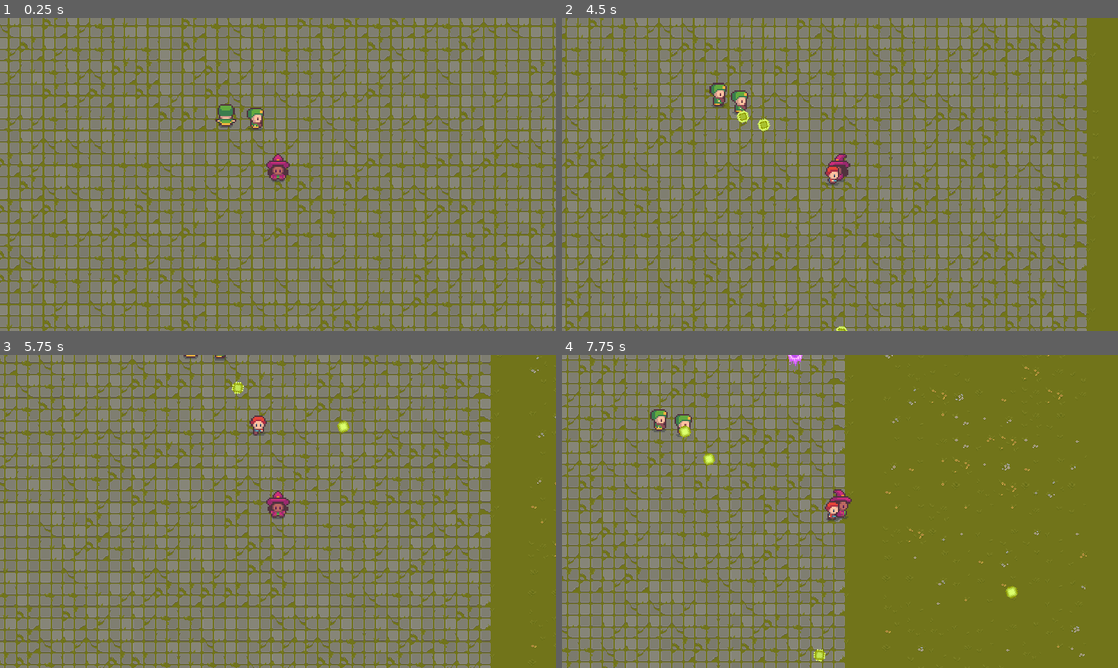
Above: before the commit, frames 1-4 (two rows, left to right).
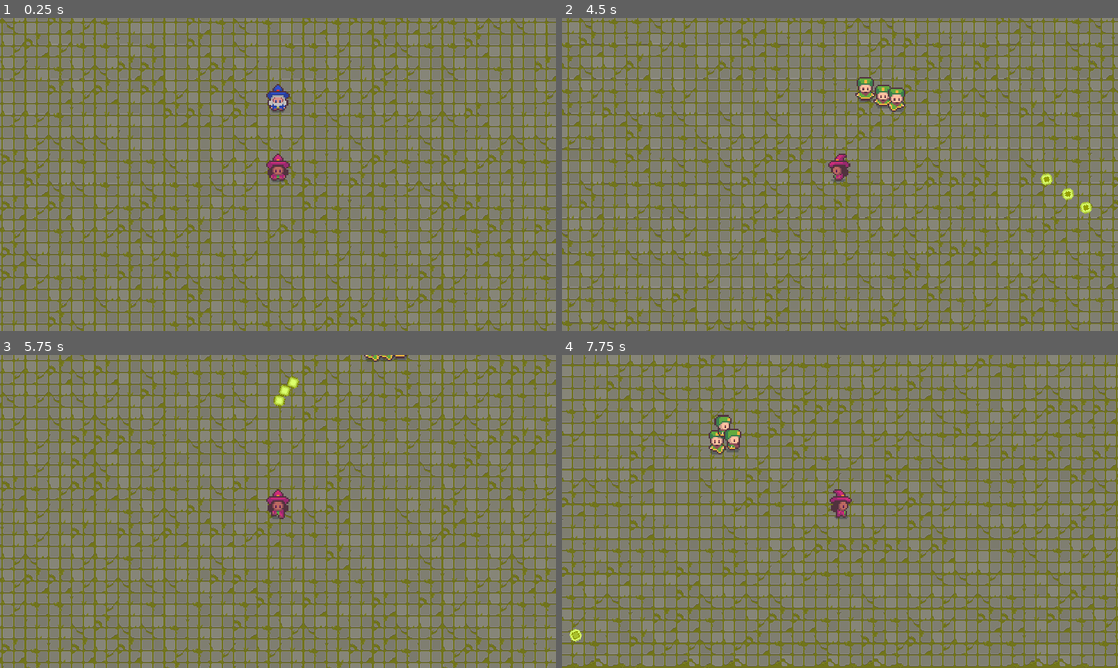
Above: after the commit, the same moments.

Repository: Akyom/JMM
Game: Godot game, scene res://scenes/main.tscn
Two runs of this game, one before a commit and one after it. Both use one fixed random seed, a clock stepped at 60 frames per second and the inputs below.
Inputs:
- Up to frame 1 (0.25 s): no input
- Up to frame 2 (4.5 s): hold D (right) 0.53-1.28 s; tap Space (active, bound only after the commit) every 0.75 s from 0.6 to 4.35 s; hold S (down) 1.28-2.03 s; hold D (right) 2.03-2.78 s; hold Up (shoot up) 2.78-3.53 s; hold A (left) from 3.53 s (still down)
- Up to frame 3 (5.75 s): release A (left) at 5.03 s; hold S (down) from 5.03 s (still down); tap Space (active, bound only after the commit) at 5.1 s
- Up to frame 4 (7.75 s): release S (down) at 5.78 s; hold D (right) 5.78-6.53 s; tap Space (active, bound only after the commit) at 5.85, 6.6, 7.35 s; hold Up (shoot up) 6.53-7.28 s; hold D (right) from 7.28 s (still down)

The runs differ from the first frame. In frame 1, 52% of the frame differs, in the area x 0-100%, y 0-100%; in frame 2, 51%; in frame 3, 54%; in frame 4, 63%.

Commit message:
NPC inicio de flujo

Diff:
--- a/bullet/project.godot
+++ b/bullet/project.godot
@@ -25,7 +25,7 @@
 "path": "res://scripts/enemy.gd"
 }, {
 "base": "Node",
-"class": "Enemy_Factory",
+"class": "EnemyFactory",
 "language": "GDScript",
 "path": "res://scripts/enemy_factory.gd"
 }, {
@@ -43,7 +43,7 @@
 "Bullet": "",
 "Character": "res://icons/Character.png",
 "Enemy": "res://icons/Enemy.png",
-"Enemy_Factory": "",
+"EnemyFactory": "",
 "Player": "res://icons/Player.png",
 "Shooting_Enemy": "res://icons/Enemy1.png"
 }
@@ -139,6 +139,16 @@
 , Object(InputEventJoypadMotion,"resource_local_to_scene":false,"resource_name":"","device":0,"axis":2,"axis_value":1.0,"script":null)
  ]
 }
+active={
+"deadzone": 0.5,
+"events": [ Object(InputEventKey,"resource_local_to_scene":false,"resource_name":"","device":0,"alt":false,"shift":false,"control":false,"meta":false,"command":false,"pressed":false,"scancode":0,"physical_scancode":32,"unicode":0,"echo":false,"script":null)
+, Object(InputEventJoypadButton,"resource_local_to_scene":false,"resource_name":"","device":0,"button_index":4,"pressure":0.0,"pressed":false,"script":null)
+, Object(InputEventJoypadButton,"resource_local_to_scene":false,"resource_name":"","device":0,"button_index":6,"pressure":0.0,"pressed":false,"script":null)
+, Object(InputEventJoypadButton,"resource_local_to_scene":false,"resource_name":"","device":0,"button_index":5,"pressure":0.0,"pressed":false,"script":null)
+, Object(InputEventJoypadButton,"resource_local_to_scene":false,"resource_name":"","device":0,"button_index":7,"pressure":0.0,"pressed":false,"script":null)
+, Object(InputEventJoypadButton,"resource_local_to_scene":false,"resource_name":"","device":0,"button_index":0,"pressure":0.0,"pressed":false,"script":null)
+ ]
+}
 
 [physics]
 
--- /dev/null
+++ b/bullet/scenes/MagoAzulInicio.tscn
@@ -0,0 +1,177 @@
+[gd_scene load_steps=16 format=2]
+
+[ext_resource path="res://scripts/MagoAzulInicio.gd" type="Script" id=1]
+[ext_resource path="res://sprites/wizard/Alchemist_idle_blue.png" type="Texture" id=2]
+
+[sub_resource type="CapsuleShape2D" id=1]
+height = 8.0
+
+[sub_resource type="Animation" id=6]
+length = 0.001
+tracks/0/type = "value"
+tracks/0/path = NodePath("Sprite:texture")
+tracks/0/interp = 1
+tracks/0/loop_wrap = true
+tracks/0/imported = false
+tracks/0/enabled = true
+tracks/0/keys = {
+"times": PoolRealArray( 0 ),
+"transitions": PoolRealArray( 1 ),
+"update": 0,
+"values": [ ExtResource( 2 ) ]
+}
+tracks/1/type = "value"
+tracks/1/path = NodePath("Sprite:hframes")
+tracks/1/interp = 1
+tracks/1/loop_wrap = true
+tracks/1/imported = false
+tracks/1/enabled = true
+tracks/1/keys = {
+"times": PoolRealArray( 0 ),
+"transitions": PoolRealArray( 1 ),
+"update": 0,
+"values": [ 4 ]
+}
+tracks/2/type = "value"
+tracks/2/path = NodePath("Sprite:vframes")
+tracks/2/interp = 1
+tracks/2/loop_wrap = true
+tracks/2/imported = false
+tracks/2/enabled = true
+tracks/2/keys = {
+"times": PoolRealArray( 0 ),
+"transitions": PoolRealArray( 1 ),
+"update": 0,
+"values": [ 4 ]
+}
+tracks/3/type = "value"
+tracks/3/path = NodePath("Sprite:frame")
+tracks/3/interp = 1
+tracks/3/loop_wrap = true
+tracks/3/imported = false
+tracks/3/enabled = true
+tracks/3/keys = {
+"times": PoolRealArray( 0 ),
+"transitions": PoolRealArray( 1 ),
+"update": 0,
+"values": [ 0 ]
+}
+
+[sub_resource type="Animation" id=2]
+resource_name = "idle"
+length = 0.4
+loop = true
+tracks/0/type = "value"
+tracks/0/path = NodePath("Sprite:texture")
+tracks/0/interp = 1
+tracks/0/loop_wrap = true
+tracks/0/imported = false
+tracks/0/enabled = true
+tracks/0/keys = {
+"times": PoolRealArray( 0 ),
+"transitions": PoolRealArray( 1 ),
+"update": 1,
+"values": [ ExtResource( 2 ) ]
+}
+tracks/1/type = "value"
+tracks/1/path = NodePath("Sprite:hframes")
+tracks/1/interp = 1
+tracks/1/loop_wrap = true
+tracks/1/imported = false
+tracks/1/enabled = true
+tracks/1/keys = {
+"times": PoolRealArray( 0 ),
+"transitions": PoolRealArray( 1 ),
+"update": 1,
+"values": [ 4 ]
+}
+tracks/2/type = "value"
+tracks/2/path = NodePath("Sprite:vframes")
+tracks/2/interp = 1
+tracks/2/loop_wrap = true
+tracks/2/imported = false
+tracks/2/enabled = true
+tracks/2/keys = {
+"times": PoolRealArray( 0 ),
+"transitions": PoolRealArray( 1 ),
+"update": 1,
+"values": [ 4 ]
+}
+tracks/3/type = "value"
+tracks/3/path = NodePath("Sprite:frame")
+tracks/3/interp = 1
+tracks/3/loop_wrap = true
+tracks/3/imported = false
+tracks/3/enabled = true
+tracks/3/keys = {
+"times": PoolRealArray( 0, 0.1, 0.2, 0.3 ),
+"transitions": PoolRealArray( 1, 1, 1, 1 ),
+"update": 1,
+"values": [ 0, 1, 2, 3 ]
+}
+
+[sub_resource type="Animation" id=7]
+resource_name = "idle back"
+length = 0.4
+
+[sub_resource type="Animation" id=8]
+resource_name = "idle left"
+length = 0.4
+
+[sub_resource type="Animation" id=9]
+resource_name = "idle right"
+length = 0.4
+
+[sub_resource type="Animation" id=10]
+resource_name = "walk"
+length = 0.4
+
+[sub_resource type="Animation" id=11]
+resource_name = "walk back"
+length = 0.4
+
+[sub_resource type="Animation" id=12]
+resource_name = "walk left"
+length = 0.4
+
+[sub_resource type="Animation" id=13]
+resource_name = "walk right"
+
+[sub_resource type="AnimationNodeAnimation" id=3]
+animation = "idle"
+
+[sub_resource type="AnimationNodeStateMachine" id=4]
+states/idle/node = SubResource( 3 )
+states/idle/position = Vector2( 298, 136 )
+start_node = "idle"
+
+[sub_resource type="AnimationNodeStateMachinePlayback" id=5]
+
+[node name="MagoAzul" type="KinematicBody2D" groups=["NPC"]]
+script = ExtResource( 1 )
+
+[node name="Sprite" type="Sprite" parent="."]
+position = Vector2( 0, -9 )
+texture = ExtResource( 2 )
+hframes = 4
+vframes = 4
+
+[node name="CollisionShape2D" type="CollisionShape2D" parent="."]
+shape = SubResource( 1 )
+
+[node name="AnimationPlayer" type="AnimationPlayer" parent="."]
+anims/RESET = SubResource( 6 )
+anims/idle = SubResource( 2 )
+"anims/idle back" = SubResource( 7 )
+"anims/idle left" = SubResource( 8 )
+"anims/idle right" = SubResource( 9 )
+anims/walk = SubResource( 10 )
+"anims/walk back" = SubResource( 11 )
+"anims/walk left" = SubResource( 12 )
+"anims/walk right" = SubResource( 13 )
+
+[node name="AnimationTree" type="AnimationTree" parent="."]
+tree_root = SubResource( 4 )
+anim_player = NodePath("../AnimationPlayer")
+active = true
+parameters/playback = SubResource( 5 )
--- a/bullet/scenes/main.tscn
+++ b/bullet/scenes/main.tscn
@@ -339,19 +339,20 @@
 0/z_index = 0
 
 [node name="Node2D" type="Node2D"]
+__meta__ = {
+"_edit_lock_": true
+}
 
 [node name="TileMap" type="TileMap" parent="." groups=["Background"]]
+position = Vector2( -61, -65 )
 tile_set = SubResource( 1 )
 cell_size = Vector2( 32, 32 )
 show_collision = true
 format = 1
 tile_data = PoolIntArray( -1703970, 1, 0, -1703969, 1, 0, -1703968, 1, 0, -1703967, 1, 0, -1703966, 1, 0, -1703965, 1,  …(73524 unchanged characters)…
-__meta__ = {
-"_edit_group_": true,
-"_edit_lock_": true
-}
 
 [node name="TileMap2" type="TileMap" parent="." groups=["Wall"]]
+position = Vector2( -61, -65 )
 tile_set = SubResource( 30 )
 cell_size = Vector2( 32, 32 )
 show_collision = true
@@ -359,10 +360,15 @@
 tile_data = PoolIntArray( -1769507, 0, 0, -1769506, 0, 0, -1769505, 0, 0, -1769504, 0, 0, -1769503, 0, 0, -1769502, 0,  …(3921 unchanged characters)…
 
 [node name="Player" parent="." instance=ExtResource( 1 )]
-position = Vector2( 68, 60 )
+__meta__ = {
+"_edit_lock_": true
+}
 
 [node name="GamePlay" type="Node" parent="."]
 script = ExtResource( 7 )
+
+[node name="SpawnTimer" type="Timer" parent="GamePlay"]
+wait_time = 5.0
 
 [node name="AudioStreamPlayer" type="AudioStreamPlayer" parent="."]
 stream = ExtResource( 3 )
--- a/bullet/scripts/GamePlay.gd
+++ b/bullet/scripts/GamePlay.gd
@@ -6,22 +6,24 @@
 var enemies = []
 var free_pos = []
 var number_of_enemies = 1
-func _ready():
-	pass
+var fight = false
+
 
 func _process(_delta):
-	if (times == 0):
-		for x in range(-number_of_enemies/2, number_of_enemies/2):
-			for y in range(-number_of_enemies/2, number_of_enemies/2):
-				var enemy1 = Factory.new_shooting_enemy(0, 0)
-				addEnemy(enemy1)
-		var enemy = Factory.new_shooting_enemy(0, 0)
-		addEnemy(enemy)
-		times += 1
-		var enemy2 = Factory.new_shooting_enemy(0.00001, 0.00001)
-		addEnemy(enemy2)
-		var enemy3 = Factory.new_speedster_enemy(400, 400)
-		addEnemy(enemy3)
+	if times == 0:
+		var mai = Factory.new_mago_inicio(0, -100)
+		addNPC(mai)
+		times = times + 1
+	if fight:
+		oleada()
+		times = times + 1
+		fight = false
+
+func addNPC(npc): #que mas?
+	get_parent().add_child(npc)
+
+func removeNPC(npc): #que mas?
+	npc.queue_free()
 
 func addEnemy(enemy):
 	if (free_pos.size() == 0):
@@ -38,3 +40,18 @@
 		enemies[enemy.indx] = null
 		free_pos.append(enemy.indx)
 	enemy.queue_free()
+
+func npc_action(npc):
+	npc.player_input()
+
+func start_fight():
+	fight = true
+
+func oleada():
+	if times == 1:
+		var enemy1 = Factory.new_shooting_enemy(-50, -150)
+		var enemy2 = Factory.new_shooting_enemy(0, -150)
+		var enemy3 = Factory.new_shooting_enemy(50, -150)
+		addEnemy(enemy1)
+		addEnemy(enemy2)
+		addEnemy(enemy3)
--- /dev/null
+++ b/bullet/scripts/MagoAzulInicio.gd
@@ -0,0 +1,18 @@
+extends Character
+
+signal end_pause(me)
+signal bye(me)
+
+func _ready() -> void:
+	var GamePlay = get_node("../GamePlay")
+	connect("end_pause", GamePlay, "start_fight")
+	connect("bye", GamePlay, "removeNPC")
+
+func _physics_process(_delta):
+	animation()
+
+
+func player_input():
+	emit_signal("end_pause")
+	emit_signal("bye", self)
+	queue_free()
--- a/bullet/scripts/Player.gd
+++ b/bullet/scripts/Player.gd
@@ -5,6 +5,13 @@
 export(Resource) var Bullet
 
 var shoot_v = Vector2(0,0)
+
+signal npc_next(me)
+
+func _ready() -> void:
+	#connect("active"..
+	var GamePlay = get_node("../GamePlay") #Hacer un signal handler??
+	connect("npc_next", GamePlay, "npc_action")
 
 func _physics_process(_delta):
 	input()
@@ -20,6 +27,19 @@
 	shoot_v.x = Input.get_action_strength("shoot right") - Input.get_action_strength("shoot left")
 	shoot_v.y = Input.get_action_strength("shoot down") - Input.get_action_strength("shoot up")
 
+	if Input.is_action_just_pressed("active"):
+		var npcs = get_tree().get_nodes_in_group("NPC")
+		var npc_close = false
+		for npc in npcs:
+			if npc.global_position.distance_to(self.global_position):
+				emit_signal("npc_next", npc)
+				npc_close = true
+				break
+		#if not npc_close:
+		#	emit_signal("active")
+
+
+
 func shoot():
 	if shoot_v.length() != 0 and $ShootCooldown.is_stopped():
 		fire(shoot_v)
--- a/bullet/scripts/enemy_factory.gd
+++ b/bullet/scripts/enemy_factory.gd
@@ -1,9 +1,10 @@
 extends Node
 
-class_name Enemy_Factory
+class_name EnemyFactory
 
 var Shooting_Enemy = preload("res://scenes/e1.tscn")
 var Speedster_Enemy = preload("res://scenes/e2.tscn")
+var MAI = preload("res://scenes/MagoAzulInicio.tscn")
 
 func _ready():
 	pass
@@ -17,3 +18,8 @@
 	var new_enemy = Speedster_Enemy.instance()
 	new_enemy.global_position = Vector2(x, y)
 	return new_enemy
+
+func new_mago_inicio(x, y): #npcs??
+	var mai = MAI.instance()
+	mai.global_position = Vector2(x, y)
+	return mai
Binary file added: bullet/sprites/wizard/Alchemist_idle_blue.png
Not shown, added: bullet/sprites/wizard/Alchemist_idle_blue.png.import
Binary file added: bullet/sprites/wizard/Alchemist_walk_blue.png
Not shown, added: bullet/sprites/wizard/Alchemist_walk_blue.png.import
